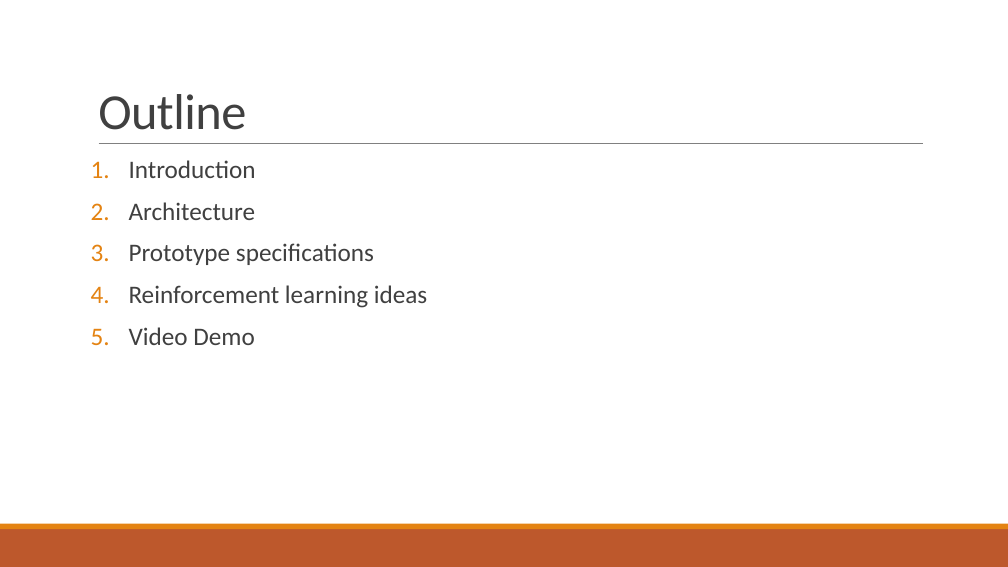
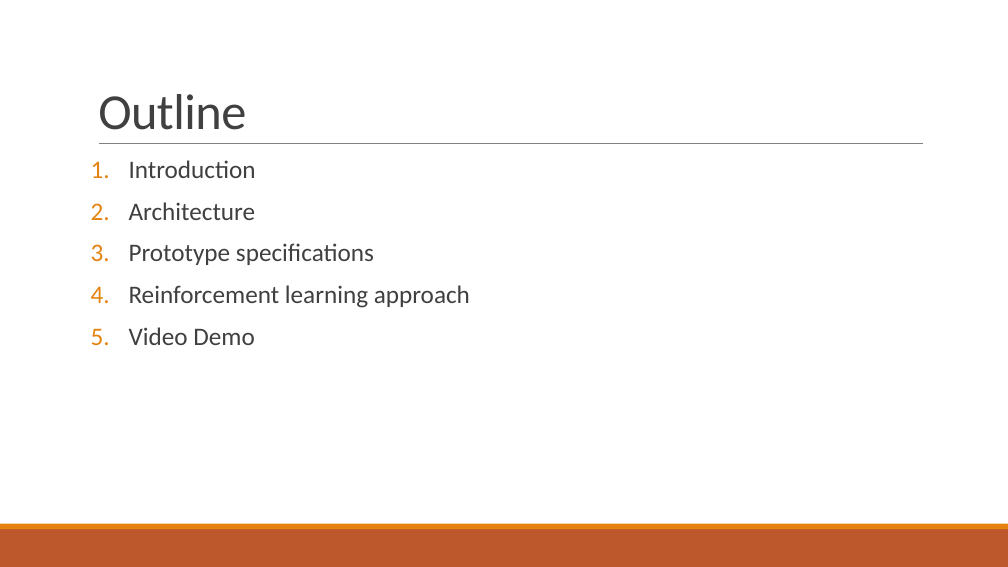
Before and after one commit to francescobaraldi/smart-neighborhood, a slide deck: slide 2 of Smart Neighborhood.pptx. Drawn at 1008x567 pixels with LibreOffice and Linux fonts; fonts in the diff are those of the drawing. Boxes give left, top, right and bottom in pixels: in the first picture for what was removed or moved away, otherwise in the second. Text is boxed around its words. In the diff, an @@ line names an element or a change of style, - is before the commit and + after.

```diff
--- a/Smart Neighborhood.pptx
+++ b/Smart Neighborhood.pptx
@@ text at <box>129,285,470,308</box>: text changed @@
-4. Reinforcement learning ideas
+4. Reinforcement learning approach
```
Also in this commit, not shown: 16 other slides changed, 8 slides added, 2 slides removed.
